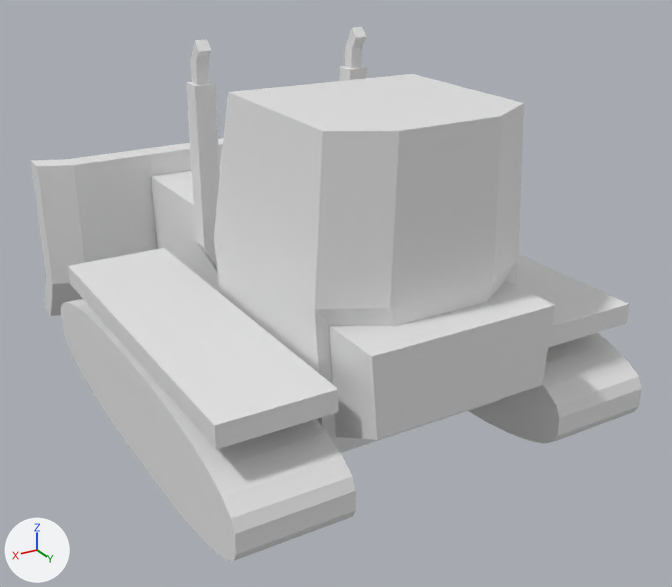
Before and after pictures for a commit that changed the Blender file Assets/Assets/3D/buldoger.blend.
One viewpoint serves both versions: a camera (50 mm lens) standing at (8.33, 13.01, 5.75) and looking at (-0.4, -1.53, -1.51). Arrows for +X, +Y and +Z are at lower left; the lights stay in place.
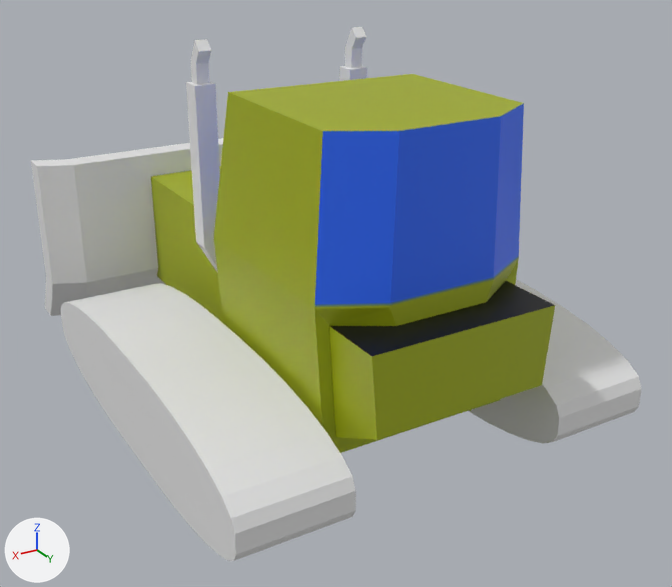
Changed parts and their boxes (x1, y1, x2, y2) in the pictures (672 x 587 px):
'Cube', surface changed: (151, 74, 555, 453) in both
'Cube.001', surface changed (grey to white): (77, 280, 623, 486) in both
'Plane', deleted: before (68, 248, 629, 449)
'Cube.003', surface changed: (190, 35, 367, 273) in both

Patch to the scene script:
```diff
--- a/Assets/Assets/3D/buldoger.blend.py
+++ b/Assets/Assets/3D/buldoger.blend.py
@@ img_material_base_color @@
+img_material_base_color = load_image('Material Base Color', '../2D/textures/buldogerMAIN.png', 1024, 1024, 'sRGB')
@@ mat_material @@
 mat_material = principled_material('Material')
-mat_material.base_color = (0.8, 0.8, 0.8)  # white #e7e7e7
+mat_material.texture = img_material_base_color
@@ me_cube @@
 me_cube.from_pydata(...)  # 70 vertices, 68 faces; spans x -1.09..1.09, y -3.66..1.65, z -1.0..1.01
 # used by ob_cube; location = (0.0, 0.0, 0.0); scale = (1.85, 1.85, 2.7)
+# me_cube part 1: texture (UV) coordinates of 68 of 68 faces, centred in x -1.04..1.05, y -3.66..1.65, z -1.0..1.01, changed; they spanned u 0.12..0.88, v 0.0..1.0 and now span u 0.49..0.98, v 0.02..0.89
 me_cube.materials.append(mat_material)
@@ ob_plane @@
-ob_plane = bpy.data.objects.new('Plane', me_plane)
-ob_plane.location = (-3.04, -0.91, -1.0)
-ob_plane.scale = (1.0, 3.51, 1.0)
-_m = ob_plane.modifiers.new('Solidify', 'SOLIDIFY')
-_m.thickness = 0.39
-_m = ob_plane.modifiers.new('Mirror', 'MIRROR')
-_m.mirror_object = ob_cube
```
